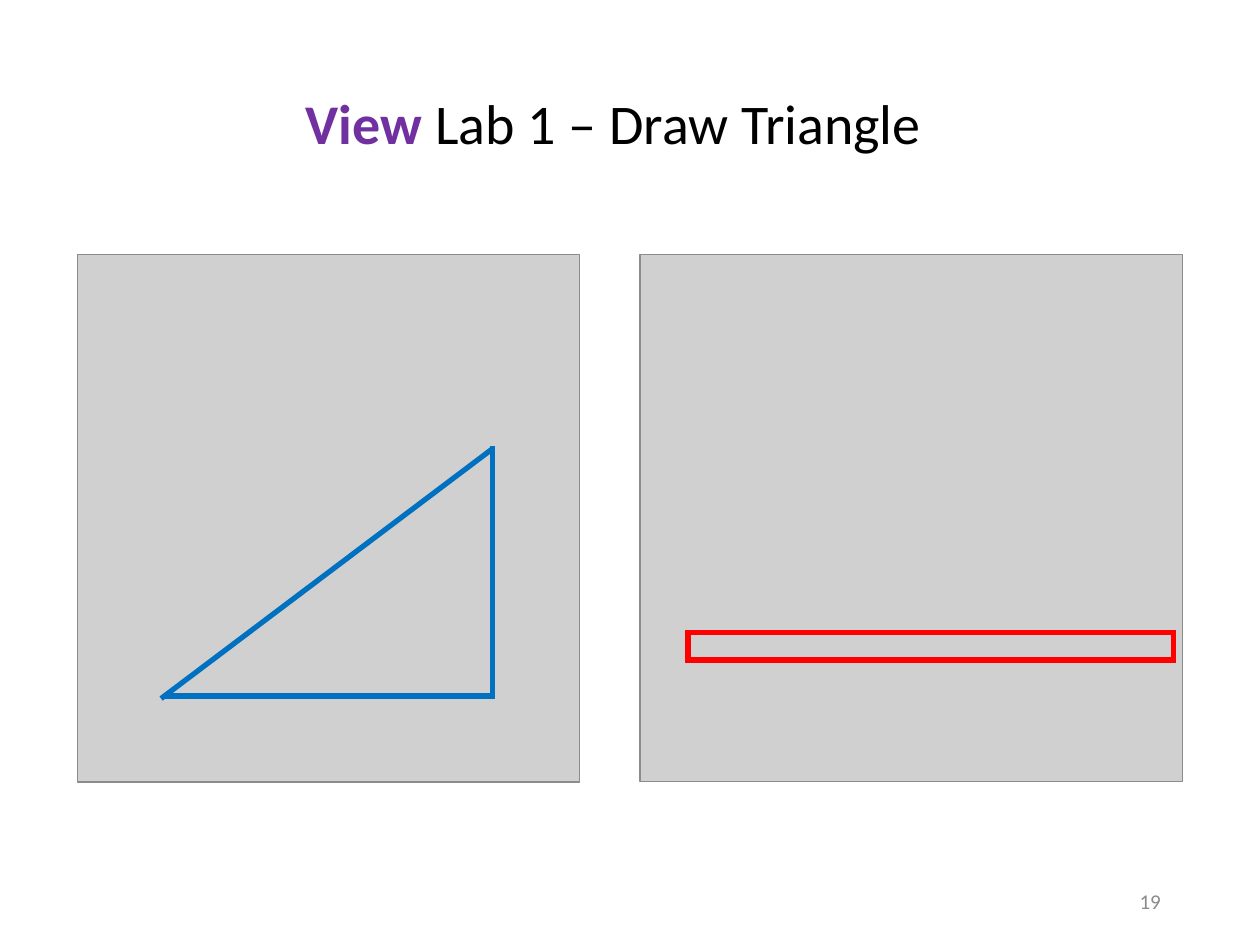
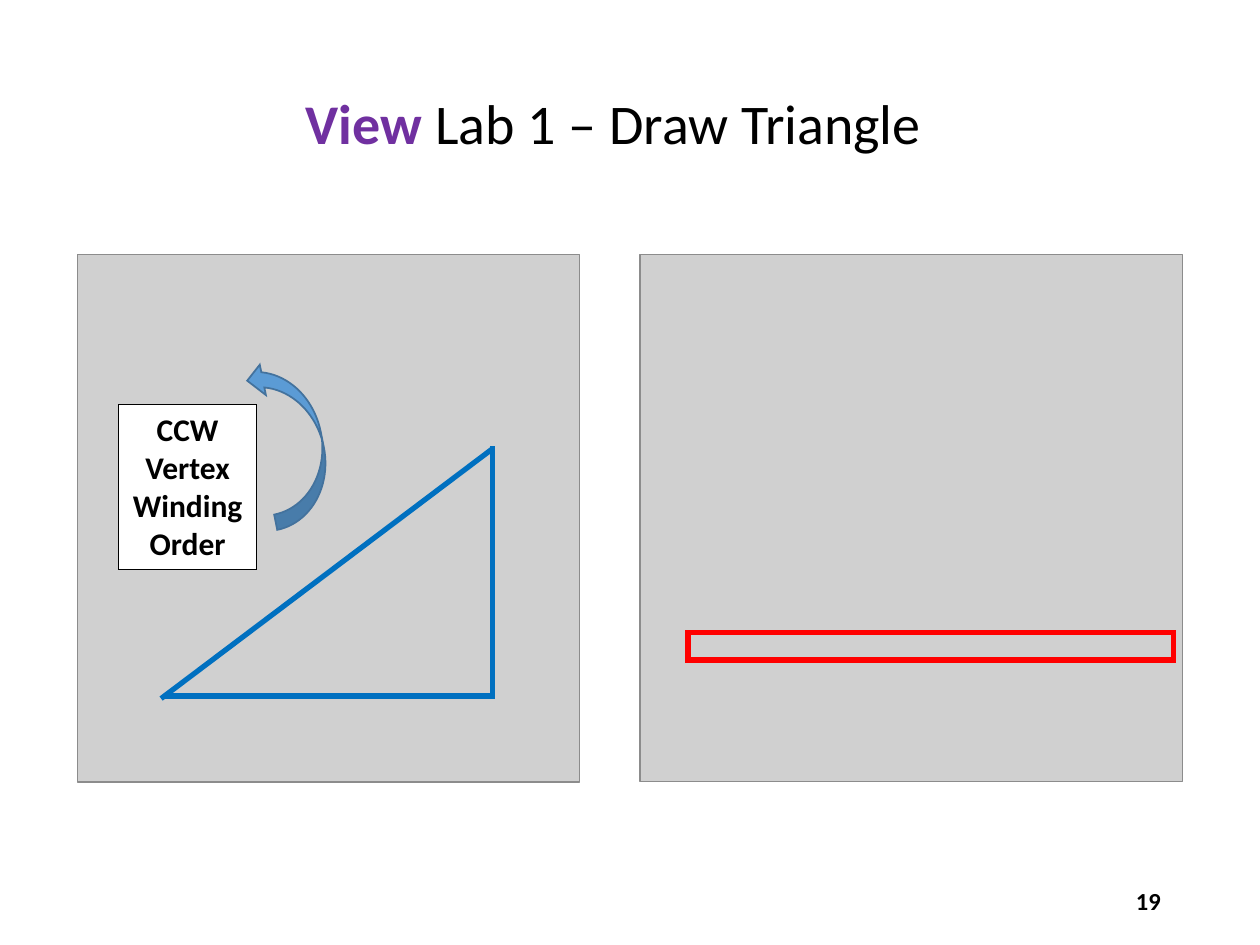
Before and after one commit to dbiersach/scicomp301-cpp-linux, a slide deck: slide 19 of session05/Session 05 - 2D Graphics, Polar Coordinates.pptx. Drawn at 1260x945 pixels with LibreOffice and Linux fonts; fonts in the diff are those of the drawing; grey boxes stand for pictures. Boxes give left, top, right and bottom in pixels: in the first picture for what was removed or moved away, otherwise in the second. Text is boxed around its words. In the diff, an @@ line names an element or a change of style, - is before the commit and + after.

```diff
--- a/session05/Session 05 - 2D Graphics, Polar Coordinates.pptx
+++ b/session05/Session 05 - 2D Graphics, Polar Coordinates.pptx
@@ curved up arrow added at bbox=[245, 353, 339, 530], fill #5B9BD5, outline #43739E 1 pt @@
@@ rectangle added at bbox=[118, 404, 256, 570], fill #FFFFFF, outline #000000 0.75 pt, 18 pt, text #000000, bold @@
+CCW Vertex Winding Order
@@ page number at bbox=[1136, 894, 1161, 910]: size 12 to 14 pt, text colour #8C8C8C to #000000, bold on @@
```
Also in this commit, not shown: 6 other slides changed, 3 other files.
